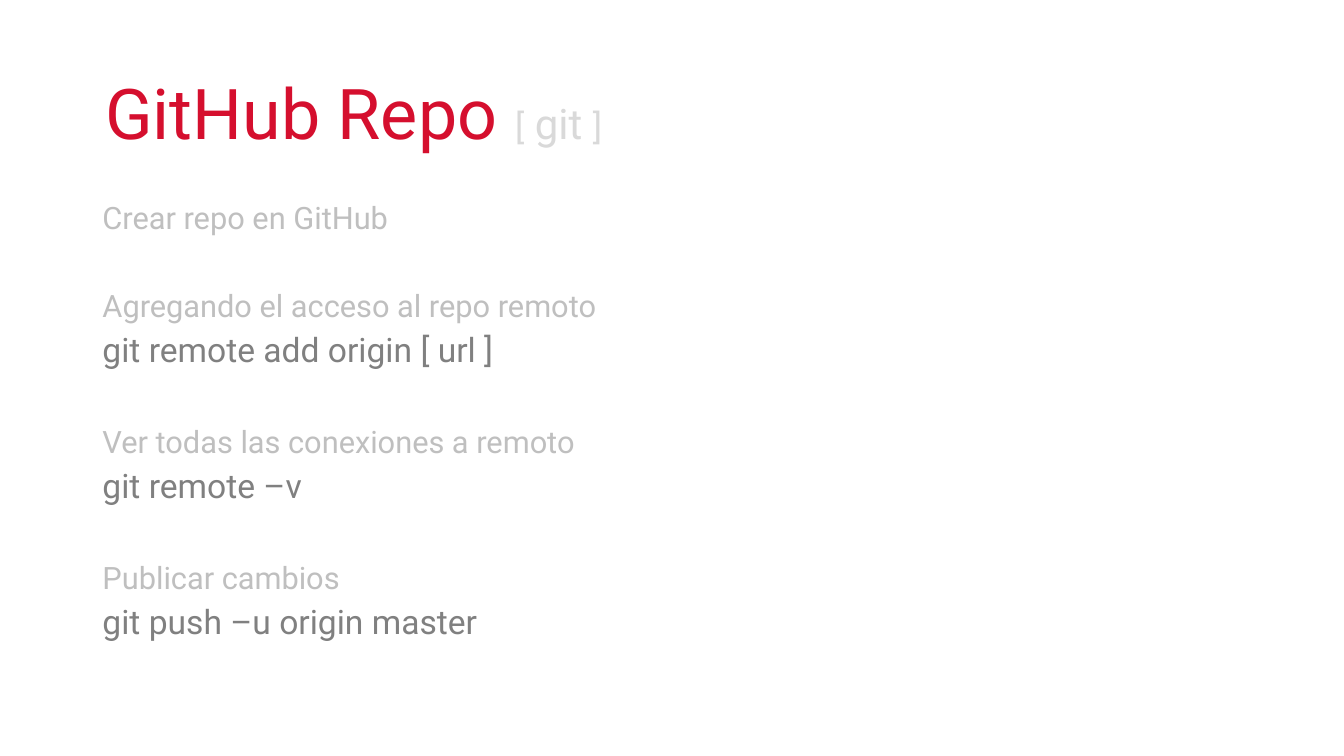
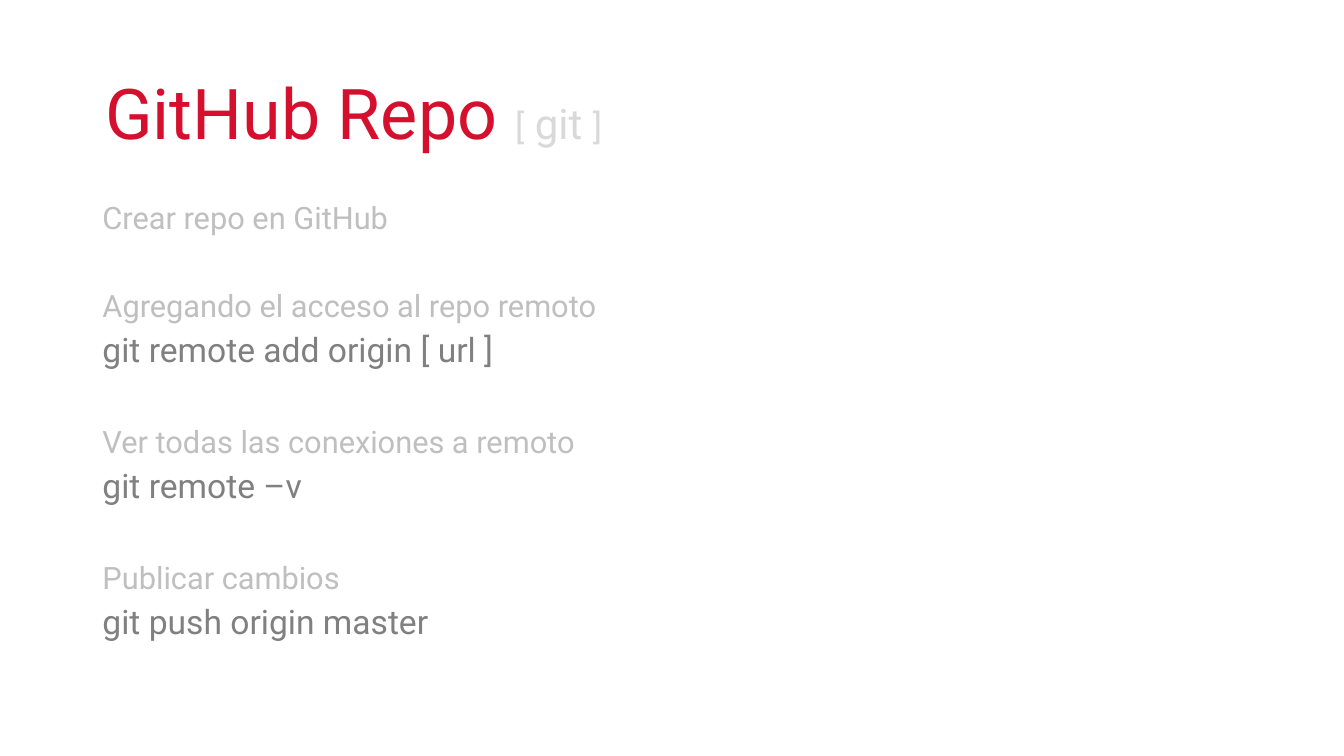
Before and after one commit to cimadev/PlaticasTalleres, a slide deck: slide 28 of 2017/dec_7_Git_GitHub_WorkShop/DGO.pptx. Drawn at 1344x756 pixels with LibreOffice and Linux fonts; fonts in the diff are those of the drawing. Boxes give left, top, right and bottom in pixels: in the first picture for what was removed or moved away, otherwise in the second. Text is boxed around its words. In the diff, an @@ line names an element or a change of style, - is before the commit and + after.

```diff
--- a/2017/dec_7_Git_GitHub_WorkShop/DGO.pptx
+++ b/2017/dec_7_Git_GitHub_WorkShop/DGO.pptx
@@ text at <box>102,609,428,641</box>: text changed @@
-git push –u origin master
+git push origin master
```
Also in this commit, not shown: 2 other slides changed, 1 slide added, 1 slide removed.
